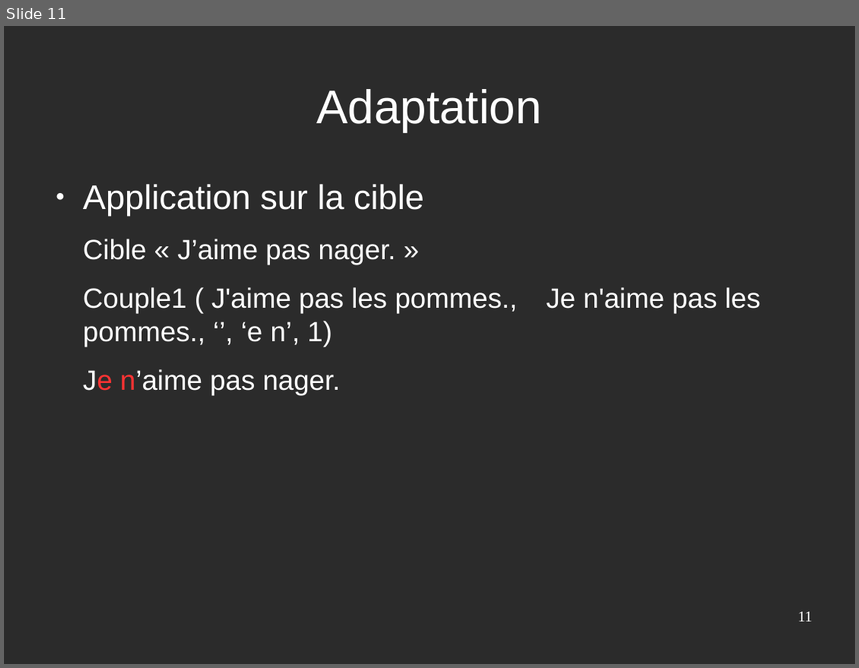
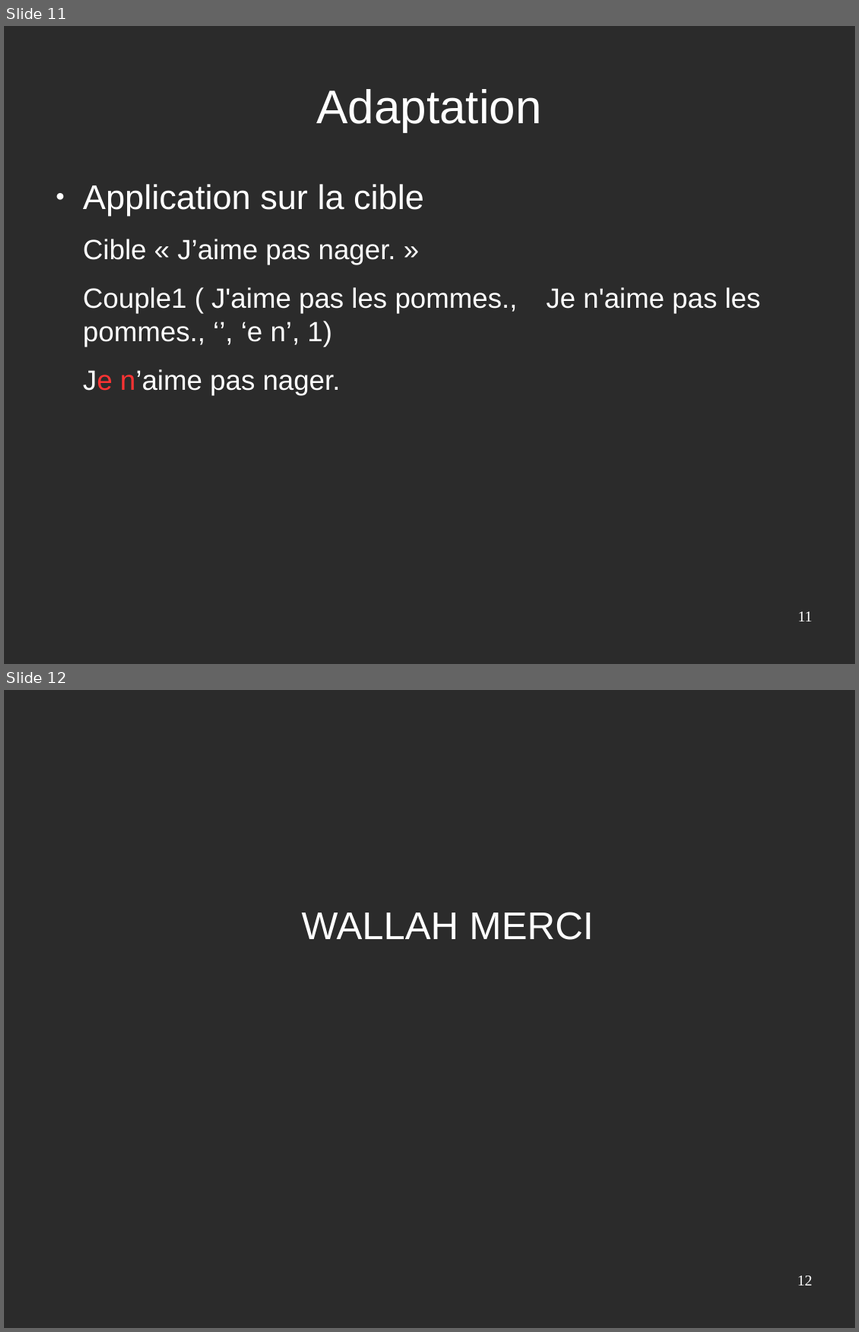
Before and after one commit to Sle3pingForest/StageL3, a slide deck: RapportAndre/pres.odp. Shown one above the other, each under a label of ours: slide 11 before the commit, slides 11 and 12 after it. The pictures are 859x668 and 859x1332 pixels, drawn with LibreOffice and Linux fonts; fonts in the diff are those of the drawing; background and template pictures are left out; a plain dark background stands for a picture behind light text. Boxes give left, top, right and bottom in pixels: in the first picture for what was removed or moved away, otherwise in the second. Text is boxed around its words. In the diff, an @@ line names an element or a change of style, - is before the commit and + after.

```diff
--- a/RapportAndre/pres.odp
+++ b/RapportAndre/pres.odp
@@ slide 12 added at bbox=[4, 690, 855, 1328], background picture (left out) @@
@@ text added at bbox=[302, 912, 594, 940], 36 pt, text #FFFFFF @@
+WALLAH MERCI
@@ page number added at bbox=[797, 1276, 813, 1286], 14 pt, text #FFFFFF @@
+12
```
Also in this commit, not shown: 1 slide changed, 1 other slide added, 1 slide removed, 18 other files.
